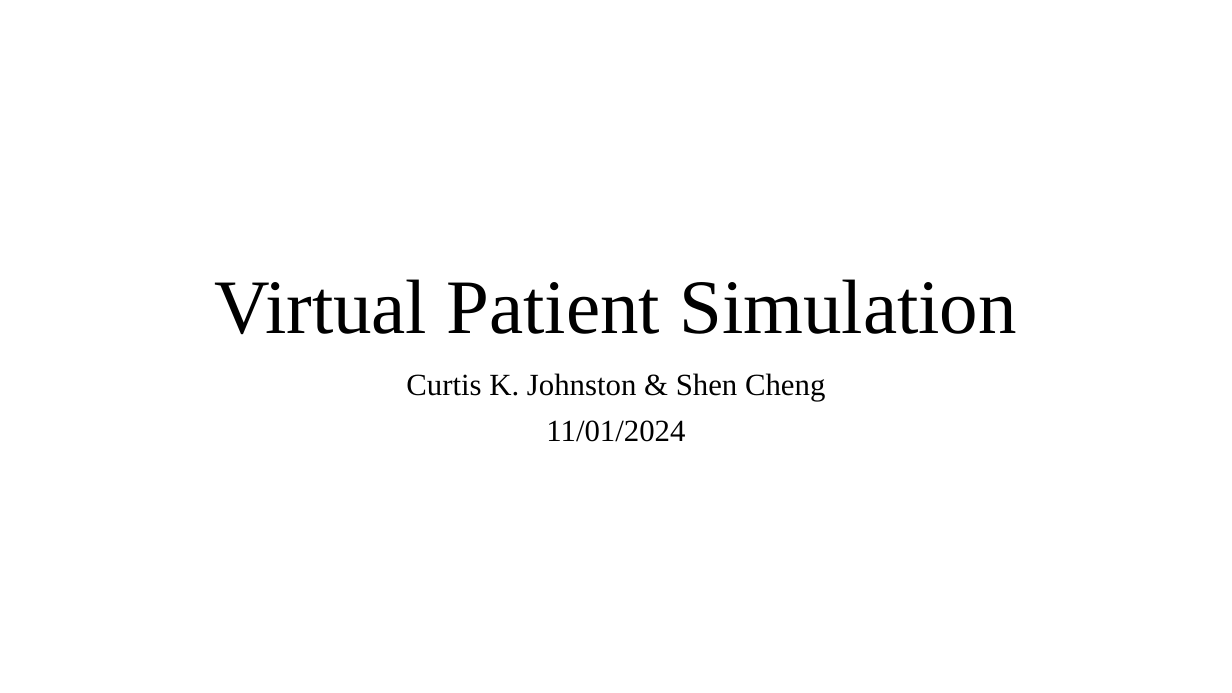
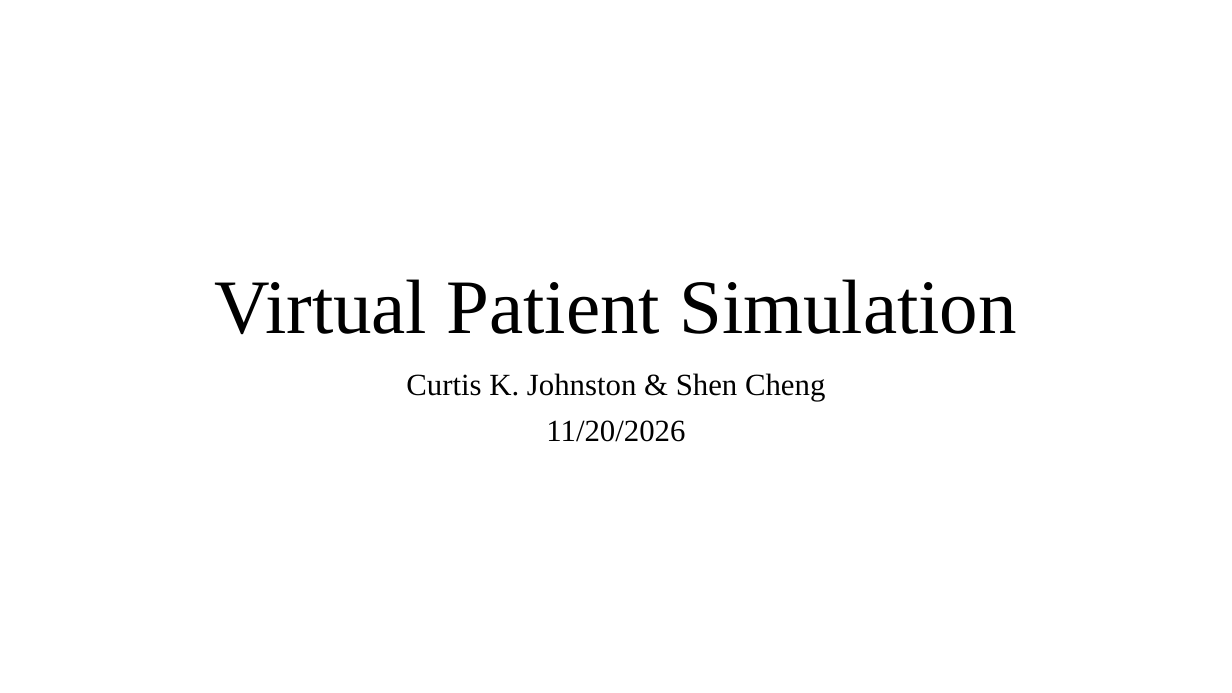
Before and after one commit to UMN-ECP-PMX/ecp8506_26f, a slide deck: slide 1 of wk11/wk11_slides.pptx. Drawn at 1232x693 pixels with LibreOffice and Linux fonts; fonts in the diff are those of the drawing. Boxes give left, top, right and bottom in pixels: in the first picture for what was removed or moved away, otherwise in the second. Text is boxed around its words. In the diff, an @@ line names an element or a change of style, - is before the commit and + after.

```diff
--- a/wk11/wk11_slides.pptx
+++ b/wk11/wk11_slides.pptx
@@ subtitle at [546, 420, 685, 442]: text changed @@
-11/01/2024
+11/20/2026
```
Also in this commit, not shown: 12 other slides changed, 10 slides added, 3 slides removed, 3 other files.
